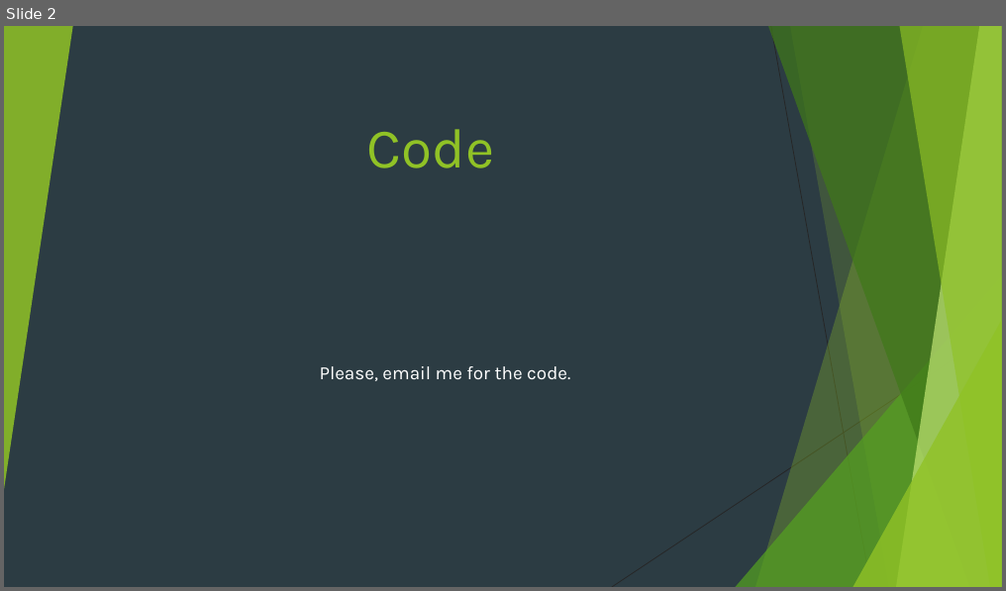
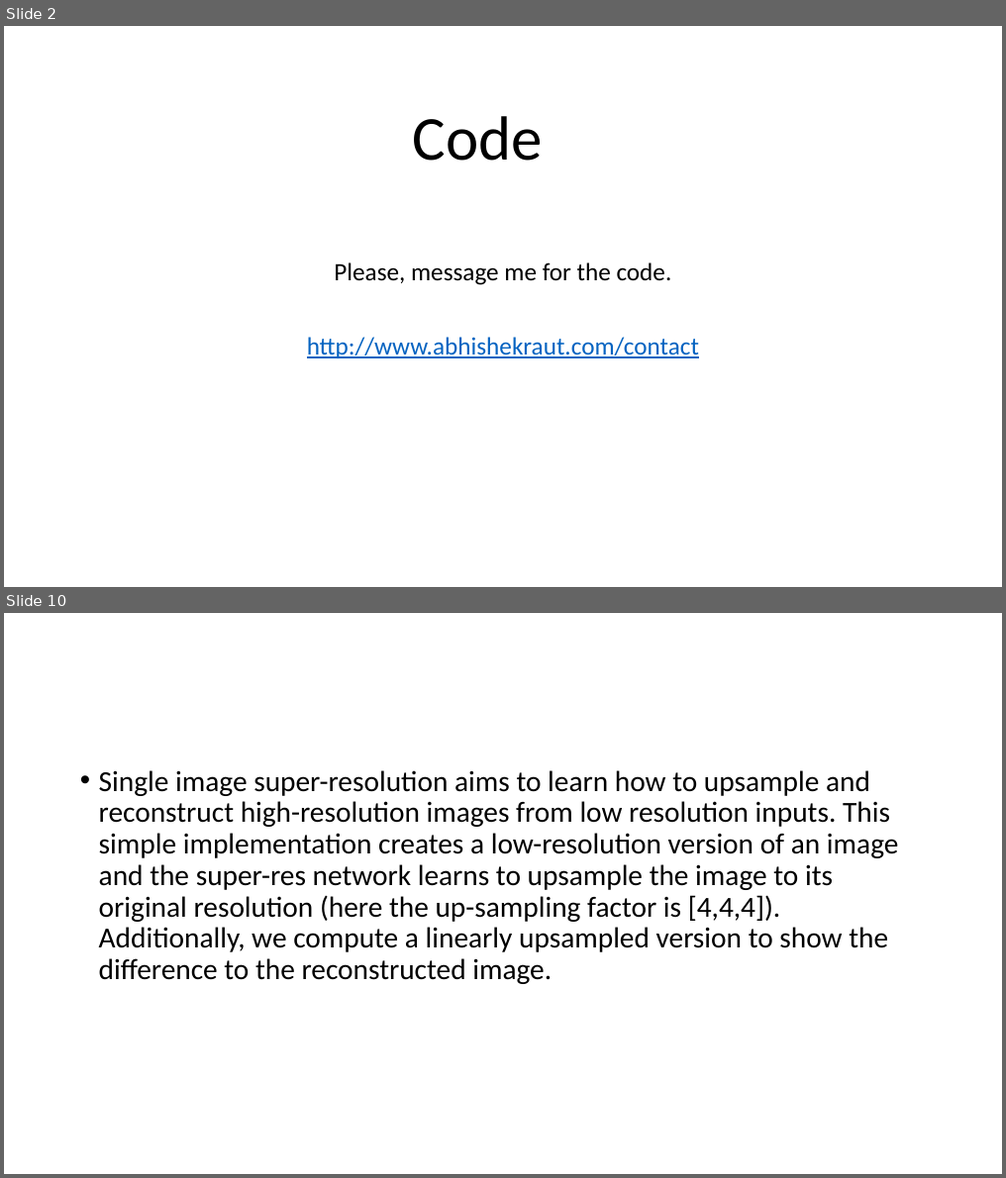
Before and after one commit to araut1/araut1.github.io, a slide deck: media/docs/registeration-framework-ppt.pptx. Shown one above the other, each under a label of ours: slide 2 before the commit, slides 2 and 10 after it; the slides between them are not shown. The pictures are 1006x591 and 1006x1178 pixels, drawn with LibreOffice and Linux fonts; fonts in the diff are those of the drawing. Boxes give left, top, right and bottom in pixels: in the first picture for what was removed or moved away, otherwise in the second. Text is boxed around its words. In the diff, an @@ line names an element or a change of style, - is before the commit and + after.

```diff
--- a/media/docs/registeration-framework-ppt.pptx
+++ b/media/docs/registeration-framework-ppt.pptx
@@ slide 10 added at box(4, 613, 1002, 1174), background #FFFFFF @@
@@ text added at box(99, 770, 898, 984), 28 pt, text #000000 @@
+• Single image super-resolution aims to learn how to upsample and reconstruct high-resolution images from low resolution inputs. This simple implementation creates a low-resolution version of an image and the super-res network learns to upsample the image to its original resolution (here the up-sampling factor is [4,4,4]). Additionally, we compute a linearly upsampled version to show the difference to the reconstructed image.
@@ slide 2 changed as well @@
@@ background #2C3C43 to #FFFFFF @@
@@ group removed at box(4, 26, 1002, 587): 5 freeform shapes, 3 triangles, 2 lines @@
@@ title "Code": place and size @@
-title "Code" at box(367, 129, 494, 169)
+title "Code" at box(413, 116, 543, 161)
@@ title "Code" at box(413, 116, 543, 161): size 54 to 60 pt, font Karla to Calibri, text colour #90C226 to #000000; line spacing 1 to 0.9 @@
@@ subtitle at box(307, 263, 699, 359): text changed; size 18 to 24 pt; font Karla to Calibri; text colour #FFFFFF to #0563C1 @@
-Please, email me for the code.
+Please, message me for the code.
+http://www.abhishekraut.com/contact
```
Also in this commit, not shown: 1 other slide changed, 7 other slides added, 1 slide removed, 8 other files.
